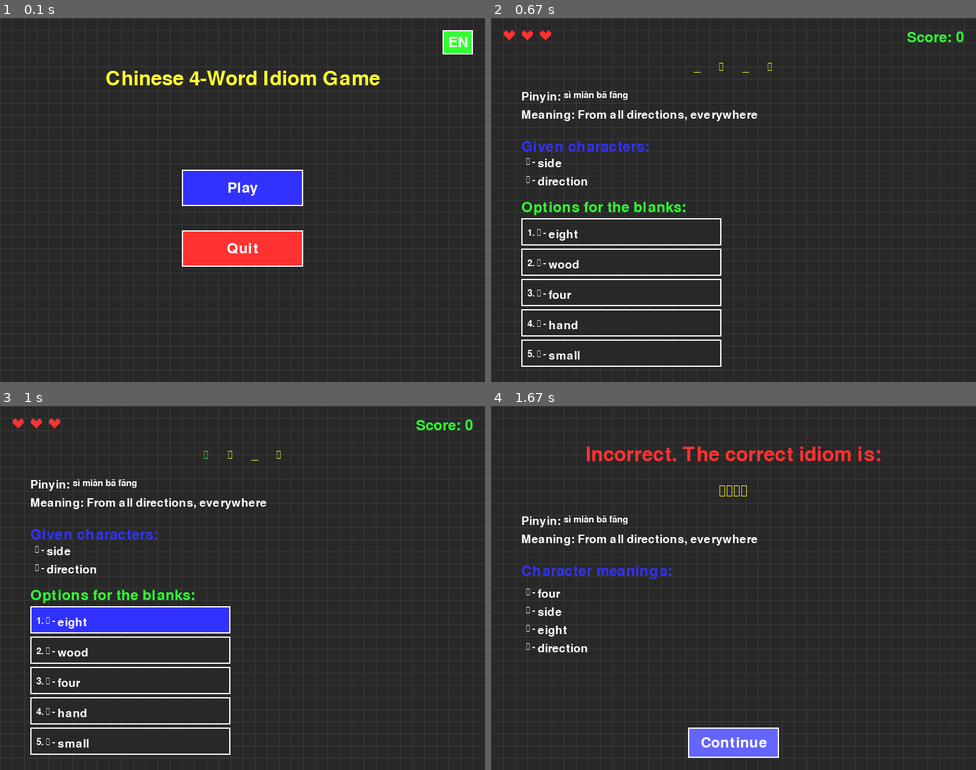
Above: before the commit, frames 1-4 (two rows, left to right).
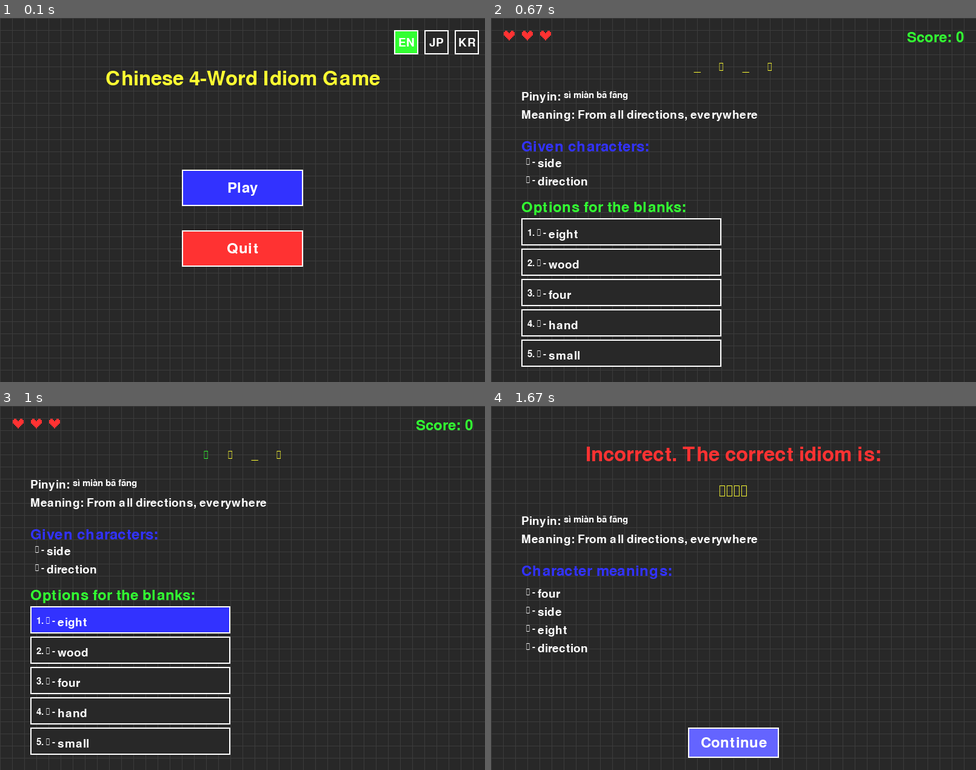
Above: after the commit, the same moments.

Repository: karenwky/cn-idiom-game
Game: pygame game, started from cn_idiom_game_pygame.py
Two runs of this game, one before a commit and one after it. Both use one fixed random seed, a clock stepped at 60 frames per second and the inputs below.
Inputs (mouse positions are in pixels of both pictures, inside the frame that each line leads up to):
- Up to frame 1 (0.1 s): no input
- Up to frame 2 (0.67 s): click (733, 200) at 0.38 s
- Up to frame 3 (1 s): click "1. 八 -" at 0.72 s
- Up to frame 4 (1.67 s): click (583, 675) at 1.05 s; click "Submit" at 1.38 s

The runs differ from the first frame. In frame 1, 0.8% of the frame differs, in the area x 81-99%, y 3-10%; in frame 2, nothing differs; in frame 3, nothing differs; in frame 4, nothing differs.

Commit message:
Update game files
- update language order as EN/JP/KR
- Pygame version refine UI as 3 language buttons on welcome page
- refine game name

Diff:
--- a/cn_idiom_game_cli.py
+++ b/cn_idiom_game_cli.py
@@ -1,8 +1,8 @@
 #!/usr/bin/env python3
 """
-Chinese 4-Word Idiom CLI Game.
+Chinese 4-Character Idiom CLI Game.
 A game where players fill in the blanks of Chinese idioms.
-Supports multiple languages (EN/KR/JP).
+Supports multiple languages (EN/JP/KR).
 """
 
 import json
@@ -31,7 +31,7 @@
 ENTER_ALT = '\n'
 
 # Language settings
-LANGUAGES = ["en", "ko", "ja"]
+LANGUAGES = ["en", "ja", "ko"]
 LANGUAGE_DISPLAY = {"en": "English", "ko": "한국어", "ja": "日本語"}
 
 def clear_screen():
--- a/cn_idiom_game_pygame.py
+++ b/cn_idiom_game_pygame.py
@@ -1,6 +1,6 @@
 #!/usr/bin/env python3
 """
-Chinese 4-Word Idiom Game with Pygame UI.
+Chinese 4-Character Idiom Game with Pygame UI.
 A game where players fill in the blanks of Chinese idioms with a retro 8-bit style UI.
 """
 
@@ -38,14 +38,14 @@
 STATE_COMPLETE = 4
 
 # Language settings
-LANGUAGES = ["en", "ko", "ja"]
+LANGUAGES = ["en", "ja", "ko"]
 LANGUAGE_DISPLAY = {"en": "EN", "ko": "KR", "ja": "JP"}
 
 class IdiomGame:
     def __init__(self):
         """Initialize the game."""
         self.screen = pygame.display.set_mode((SCREEN_WIDTH, SCREEN_HEIGHT))
-        pygame.display.set_caption("Chinese 4-Word Idiom Game")
+        pygame.display.set_caption("Chinese 4-Character Idiom Game")
         self.clock = pygame.time.Clock()
 
         # Load fonts
@@ -466,12 +466,36 @@
             SCREEN_WIDTH//2 - 100, 350, 200, 60, RED, (255, 100, 100)
         )
 
-        # Language button (smaller, just showing language code)
-        lang_text = LANGUAGE_DISPLAY[self.language]
-        lang_button, lang_hover = self.draw_button(
-            lang_text,
-            SCREEN_WIDTH - 70, 20, 50, 40, GREEN, (100, 255, 100)
-        )
+        # Language buttons (smaller, just showing language code)
+        # Use the same font size for all language buttons
+        lang_font = self.font_small  # Use the same small font for all language buttons
+
+        # EN button
+        en_text = "EN"
+        en_surface = lang_font.render(en_text, True, WHITE)
+        en_rect = pygame.Rect(SCREEN_WIDTH - 150, 20, 40, 40)
+        pygame.draw.rect(self.screen, GREEN if self.language == "en" else DARK_GRAY, en_rect)
+        pygame.draw.rect(self.screen, WHITE, en_rect, 2)  # Border
+        en_text_rect = en_surface.get_rect(center=en_rect.center)
+        self.screen.blit(en_surface, en_text_rect)
+
+        # JP button
+        jp_text = "JP"
+        jp_surface = lang_font.render(jp_text, True, WHITE)
+        jp_rect = pygame.Rect(SCREEN_WIDTH - 100, 20, 40, 40)
+        pygame.draw.rect(self.screen, GREEN if self.language == "ja" else DARK_GRAY, jp_rect)
+        pygame.draw.rect(self.screen, WHITE, jp_rect, 2)  # Border
+        jp_text_rect = jp_surface.get_rect(center=jp_rect.center)
+        self.screen.blit(jp_surface, jp_text_rect)
+
+        # KR button
+        kr_text = "KR"
+        kr_surface = lang_font.render(kr_text, True, WHITE)
+        kr_rect = pygame.Rect(SCREEN_WIDTH - 50, 20, 40, 40)
+        pygame.draw.rect(self.screen, GREEN if self.language == "ko" else DARK_GRAY, kr_rect)
+        pygame.draw.rect(self.screen, WHITE, kr_rect, 2)  # Border
+        kr_text_rect = kr_surface.get_rect(center=kr_rect.center)
+        self.screen.blit(kr_surface, kr_text_rect)
 
         # Handle button clicks
         if pygame.mouse.get_pressed()[0]:
@@ -488,10 +512,16 @@
                 pygame.quit()
                 sys.exit()
 
-            elif lang_hover:
-                # Cycle through languages
-                current_index = LANGUAGES.index(self.language)
-                self.language = LANGUAGES[(current_index + 1) % len(LANGUAGES)]
+            # Handle language button clicks
+            mouse_pos = pygame.mouse.get_pos()
+            if en_rect.collidepoint(mouse_pos):
+                self.language = "en"
+                pygame.time.delay(200)  # Prevent double-click
+            elif jp_rect.collidepoint(mouse_pos):
+                self.language = "ja"
+                pygame.time.delay(200)  # Prevent double-click
+            elif kr_rect.collidepoint(mouse_pos):
+                self.language = "ko"
                 pygame.time.delay(200)  # Prevent double-click
 
     def draw_idiom_with_filled_blanks(self, challenge, x, y):
